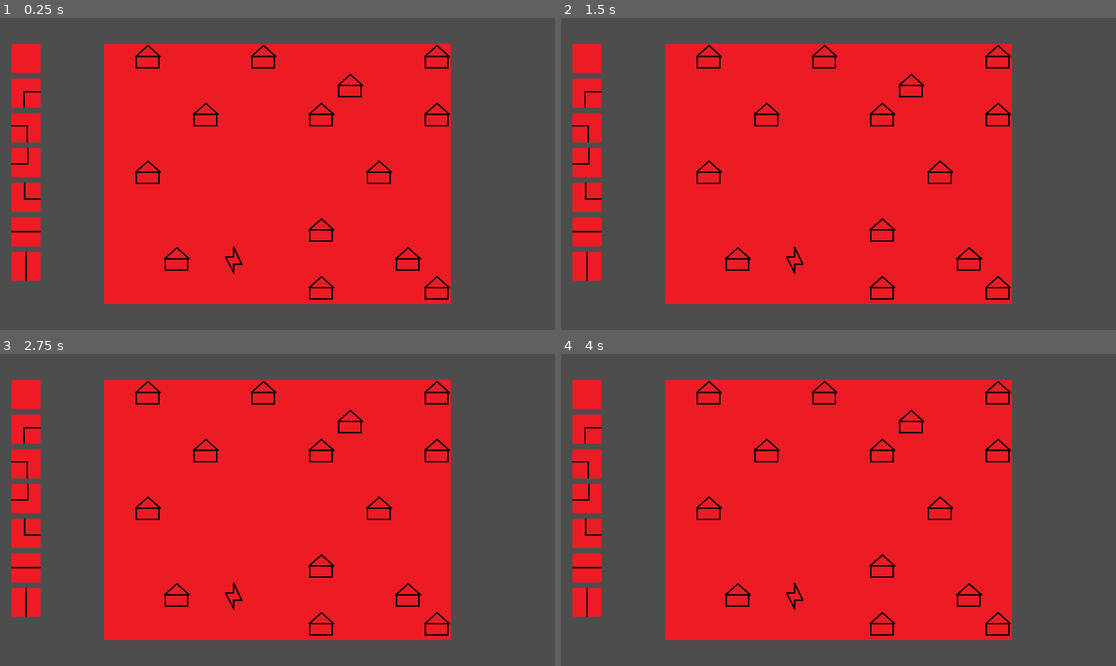
Above: before the commit, frames 1-4 (two rows, left to right).
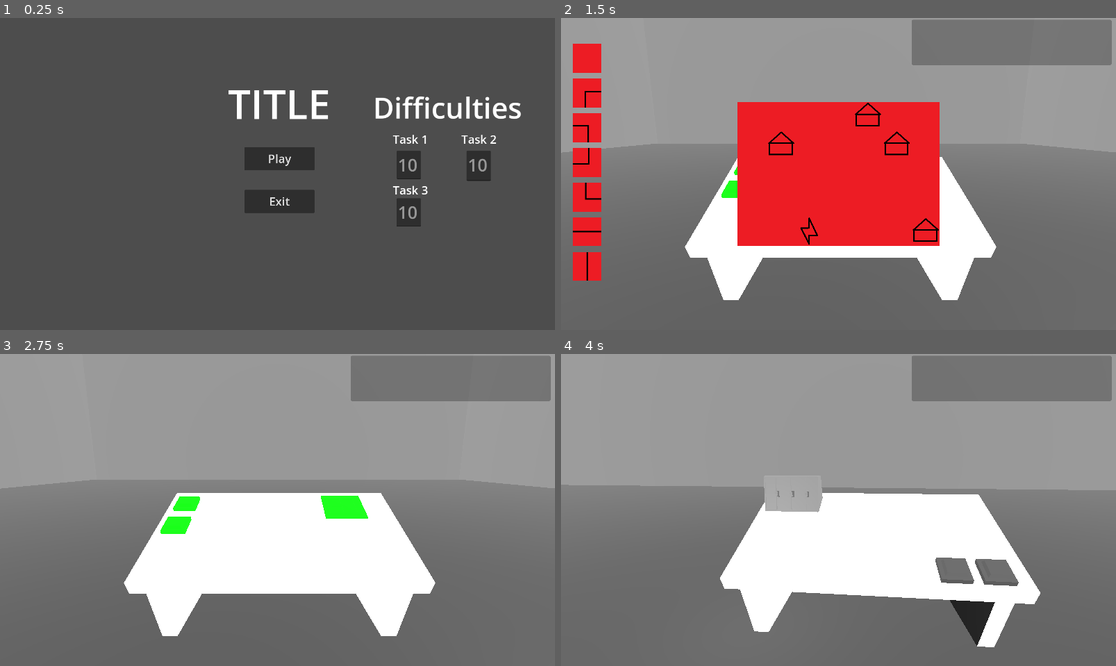
Above: after the commit, the same moments.

Repository: ThomasLarsonBusiness/Atom-Punk-Project
Game: Godot game, scene res://Scenes/Environments/sce_main_game.tscn
Two runs of this game, one before a commit and one after it. Both use one fixed random seed, a clock stepped at 60 frames per second and the inputs below. Before the commit the project starts from res://Scenes/Objects/Win Condition/SCE_Win_Condition_Grid.tscn.
Inputs (mouse positions are in pixels of both pictures, inside the frame that each line leads up to):
- Up to frame 1 (0.25 s): no input
- Up to frame 2 (1.5 s): click (838, 158) at 0.5 s, where only the run after the commit has a clickable "Play"; tap Enter at 1.25 s; move the mouse to (588, 58) at 1.27 s; tap S (Toggle Puzzle, bound only after the commit) at 1.35 s; click (588, 58) at 1.42 s
- Up to frame 3 (2.75 s): tap Space at 2 s; move the mouse to (27, 428) at 2.02 s; tap W (Look Forward) at 2.1 s; click (27, 428) at 2.17 s; tap S (Toggle Puzzle, bound only after the commit) at 2.3 s
- Up to frame 4 (4 s): tap Enter at 2.75 s; move the mouse to (588, 463) at 2.77 s; tap A (Look Left) at 2.85 s; click (588, 463) at 2.92 s; tap S (Toggle Puzzle, bound only after the commit) at 3.05, 3.8 s; move the mouse to (588, 497) at 3.52 s; tap D (Look Right) at 3.6 s; click (588, 497) at 3.67 s

The runs differ from the first frame. In frame 1, 56% of the frame differs, in the area x 2-94%, y 8-92%; in frame 2, 74%; in frame 3, 93%; in frame 4, 96%, in the area x 0-100%, y 0-100%.

Commit message:
Puzzle now works as win condition and ends shift

Diff:
--- a/Assets/Scripts/GameManager.gd
+++ b/Assets/Scripts/GameManager.gd
@@ -7,11 +7,13 @@
 # Shift Management
 @onready var game_controller = get_node("../")
 @onready var task_manager = get_node("Environment")
+@onready var player_controller = get_node("Camera3D")
+@onready var puzzle_grid = get_node("Puzzle UI")
 
-var shift_timer : float = 0.0
-var shift_length : float = 120.0
-var timer_string = "Timer: %s"
-var timer_ui
+#var shift_timer : float = 0.0
+#var shift_length : float = 120.0
+#var timer_string = "Timer: %s"
+#var timer_ui
 var task1_difficulty
 var task2_difficulty
 var task3_difficulty
@@ -24,7 +26,7 @@
 
 # Called when the node enters the scene tree for the first time.
 func _ready():
-	timer_ui = get_node("UI/Timer")
+	#timer_ui = get_node("UI/Timer")
 
 	endgame_label = get_node("UI/End Game Header")
 	endgame_restart_button = get_node("UI/Exit Button")
@@ -33,29 +35,34 @@
 # Called every frame. 'delta' is the elapsed time since the previous frame.
 func _process(delta):
 	if game_state == GAMEPLAY:
-		timer_update(delta)
-		if shift_timer >= shift_length:
-			end_game()
-			endgame_label.text = "YOU WON!"
+		pass
+		#timer_update(delta)
+		#if shift_timer >= shift_length:
+			#end_game()
+			#endgame_label.text = "YOU WON!"
 
 # Utility Functions
-func timer_update(delta):
+#func timer_update(delta):
 	# Updates the shift timer
-	shift_timer += delta
-	timer_ui.text = timer_string % int(round(shift_timer))
+	#shift_timer += delta
+	#timer_ui.text = timer_string % int(round(shift_timer))
 
 func start_game(difficulty1, difficulty2, difficulty3):
 	task_manager.setup_tasks(difficulty1, difficulty2, difficulty3)
 
-func end_game():
+func end_game(label : String):
 	# Display End Game UI
 	game_state = ENDGAME
+	endgame_label.text = label
 	endgame_label.show()
 	endgame_restart_button.show()
 	endgame_quit_button.show()
 
 func restart_game():
-	shift_timer = 0.0
+	#shift_timer = 0.0
+	player_controller.puzzle_toggled = false
+	player_controller.puzzle_grid.hide()
+	puzzle_grid.restart_puzzle()
 	game_state = GAMEPLAY
 	endgame_label.hide()
 	endgame_restart_button.hide()
--- a/Assets/Scripts/PlayerControls.gd
+++ b/Assets/Scripts/PlayerControls.gd
@@ -3,13 +3,16 @@
 #Fields
 var game_manager
 var anim_player
+var puzzle_grid
 enum FACING {LEFT, FORWARD, RIGHT}
 var current_facing : FACING = FACING.FORWARD
+var puzzle_toggled : bool = false
 
 # Called when the node enters the scene tree for the first time.
 func _ready():
 	game_manager = get_node("../")
 	anim_player = get_node("AnimationPlayer")
+	puzzle_grid = get_node("../Puzzle UI")
 
 
 # Called every frame. 'delta' is the elapsed time since the previous frame.
@@ -34,3 +37,10 @@
 			if current_facing == FACING.FORWARD:
 				anim_player.play("Player_Facing/Forward_To_Right")
 			current_facing = FACING.RIGHT
+		if Input.is_action_just_pressed("Toggle Puzzle"):
+			if puzzle_toggled:
+				puzzle_grid.hide()
+			else:
+				puzzle_grid.show()
+
+			puzzle_toggled = !puzzle_toggled
--- a/Assets/Scripts/TaskManager.gd
+++ b/Assets/Scripts/TaskManager.gd
@@ -8,7 +8,6 @@
 var heat_timer : float = 0.0
 var heat_max : float = 0.0
 var heat_bar
-var endgame_label
 
 # Task 1 Variables
 var task1_btn_array = Array()
@@ -49,7 +48,6 @@
 	game_manager = get_node("../")
 
 	heat_bar = get_node("../UI/HeatBar")
-	endgame_label = get_node("../UI/End Game Header")
 
 
 # Called every frame. 'delta' is the elapsed time since the previous frame.
@@ -236,8 +234,7 @@
 		# Updates the Heat
 		heat_bar.value += delta * heat_multiplier
 		if heat_bar.max_value <= heat_bar.value:
-			endgame_label.text = "YOU LOST"
-			game_manager.end_game()
+			game_manager.end_game("YOU LOST")
 
 func restart_shift(difficulty1, difficulty2, difficulty3):
 	# Task 1 Reset
--- a/Assets/Scripts/Win Condition/WinConditionGridManager.gd
+++ b/Assets/Scripts/Win Condition/WinConditionGridManager.gd
@@ -11,8 +11,10 @@
 # Puzzles
 var test_path = "res://Data/Puzzles/TestPuzzle.json"
 var test_path_2 = "res://Data/Puzzles/TestPuzzle2.json"
+var loaded_data
 
 # Fields
+@onready var game_manager = get_node("../")
 @onready var ui = get_node("SCE_Win_Condition_UI")
 var tiles = []
 var cardinal_directions = [Vector2(-1,0), Vector2(1,0), Vector2(0,-1), Vector2(0,1)]
@@ -25,28 +27,8 @@
 # Called when the node enters the scene tree for the first time.
 func _ready():
 	# Gets the Data
-	var puzzleData = load_puzzle(test_path_2)
-
-	# Makes the Grid
-	var grid_size = puzzleData["grid_size"]
-	make_grid(grid_size["x"], grid_size["y"])
-
-	# Sets the Power Tile
-	var power_loc = puzzleData["power_loc"]
-	power_tile = Vector2(power_loc["x"], power_loc["y"])
-	tiles[power_loc["x"]][power_loc["y"]].change_texture(power_texture, 0)
-	tiles[power_loc["x"]][power_loc["y"]].silent_signal = true
-
-	# Sets the House Tiles
-	var house_locs = puzzleData["house_locs"]
-	for i in house_locs.size():
-		var parsed_xy = house_locs[i].split("-")
-		tiles[int(parsed_xy[0])][int(parsed_xy[1])].change_texture(house_texture, 0)
-		tiles[int(parsed_xy[0])][int(parsed_xy[1])].silent_signal = true
-
-	# Sets the Amount of Cables Needed
-	cables_needed = (house_locs.size() + 1) * 3
-
+	loaded_data = load_puzzle(test_path)
+	create_puzzle(loaded_data)
 
 
 func load_puzzle(path : String):
@@ -79,6 +61,27 @@
 
 	grid_width = x
 	grid_height = y
+
+func create_puzzle(data):
+	# Makes the Grid
+	var grid_size = data["grid_size"]
+	make_grid(grid_size["x"], grid_size["y"])
+
+	# Sets the Power Tile
+	var power_loc = data["power_loc"]
+	power_tile = Vector2(power_loc["x"], power_loc["y"])
+	tiles[power_loc["x"]][power_loc["y"]].change_texture(power_texture, 0)
+	tiles[power_loc["x"]][power_loc["y"]].silent_signal = true
+
+	# Sets the House Tiles
+	var house_locs = data["house_locs"]
+	for i in house_locs.size():
+		var parsed_xy = house_locs[i].split("-")
+		tiles[int(parsed_xy[0])][int(parsed_xy[1])].change_texture(house_texture, 0)
+		tiles[int(parsed_xy[0])][int(parsed_xy[1])].silent_signal = true
+
+	# Sets the Amount of Cables Needed
+	cables_needed = (house_locs.size() + 1) * 3
 
 # Updates a tile's texture and data
 func update_tile(x, y):
@@ -155,4 +158,13 @@
 
 	# If success is equal to needed cables / 3, the player won
 	if success == cables_needed/3:
-		print("WIN")
+		game_manager.end_game("You Won!")
+
+# This will likely get changed into loading in a new puzzle but for now this works
+func restart_puzzle():
+	cables_placed = 0
+	for i in grid_width:
+		for j in grid_height:
+			tiles[i][j].queue_free()
+	tiles.clear()
+	create_puzzle(loaded_data)
--- a/Scenes/Environments/sce_reactor_room.tscn
+++ b/Scenes/Environments/sce_reactor_room.tscn
@@ -8,6 +8,7 @@
 [ext_resource type="Material" uid="uid://cxc30xbcxg2ej" path="res://Assets/Materials/Objects/MAT_floor.tres" id="3_jr80s"]
 [ext_resource type="PackedScene" uid="uid://bfrqccvu7fnyb" path="res://Scenes/Objects/Task 3/Task_3_Panel.tscn" id="6_288cr"]
 [ext_resource type="PackedScene" uid="uid://b8pksirc6sbct" path="res://Scenes/Objects/Task 2/Task_2_Panel.tscn" id="7_2ydr6"]
+[ext_resource type="PackedScene" uid="uid://cu078v4q364pq" path="res://Scenes/Objects/Win Condition/SCE_Win_Condition_Grid.tscn" id="9_ifsqr"]
 
 [sub_resource type="AnimationLibrary" id="AnimationLibrary_px3eh"]
 
@@ -191,12 +192,14 @@
 mesh = SubResource("BoxMesh_ouyea")
 
 [node name="UI" type="Control" parent="."]
+z_index = 5
 layout_mode = 3
 anchors_preset = 0
 offset_right = 40.0
 offset_bottom = 40.0
 
 [node name="Timer" type="RichTextLabel" parent="UI"]
+visible = false
 layout_mode = 0
 offset_left = 10.0
 offset_right = 685.0
@@ -258,5 +261,9 @@
 transform = Transform3D(0.796889, -2.64072e-08, 0.604126, -0.604126, -3.48331e-08, 0.796889, 0, -1, -4.37114e-08, 18.062, 39.316, -5.20351)
 light_angular_distance = 90.0
 
+[node name="Puzzle UI" parent="." instance=ExtResource("9_ifsqr")]
+visible = false
+z_index = -5
+
 [connection signal="pressed" from="UI/Exit Button" to="." method="_on_exit_button_pressed"]
 [connection signal="pressed" from="UI/Restart Button" to="." method="_on_restart_shift_pressed"]
--- a/project.godot
+++ b/project.godot
@@ -11,7 +11,7 @@
 [application]
 
 config/name="Atom Punk Project"
-run/main_scene="res://Scenes/Objects/Win Condition/SCE_Win_Condition_Grid.tscn"
+run/main_scene="res://Scenes/Environments/sce_main_game.tscn"
 config/features=PackedStringArray("4.1", "Forward Plus")
 config/icon="res://icon.svg"
 
@@ -43,6 +43,11 @@
 "events": [Object(InputEventKey,"resource_local_to_scene":false,"resource_name":"","device":-1,"window_id":0,"alt_pressed":false,"shift_pressed":false,"ctrl_pressed":false,"meta_pressed":false,"pressed":false,"keycode":0,"physical_keycode":68,"key_label":0,"unicode":100,"echo":false,"script":null)
 ]
 }
+"Toggle Puzzle"={
+"deadzone": 0.5,
+"events": [Object(InputEventKey,"resource_local_to_scene":false,"resource_name":"","device":-1,"window_id":0,"alt_pressed":false,"shift_pressed":false,"ctrl_pressed":false,"meta_pressed":false,"pressed":false,"keycode":0,"physical_keycode":83,"key_label":0,"unicode":115,"echo":false,"script":null)
+]
+}
 "Temp Left Click"={
 "deadzone": 0.5,
 "events": [Object(InputEventMouseButton,"resource_local_to_scene":false,"resource_name":"","device":-1,"window_id":0,"a …(253 unchanged characters)…
Not shown: 1 places in Scenes/Environments/sce_reactor_room.tscn that only renumber resources
